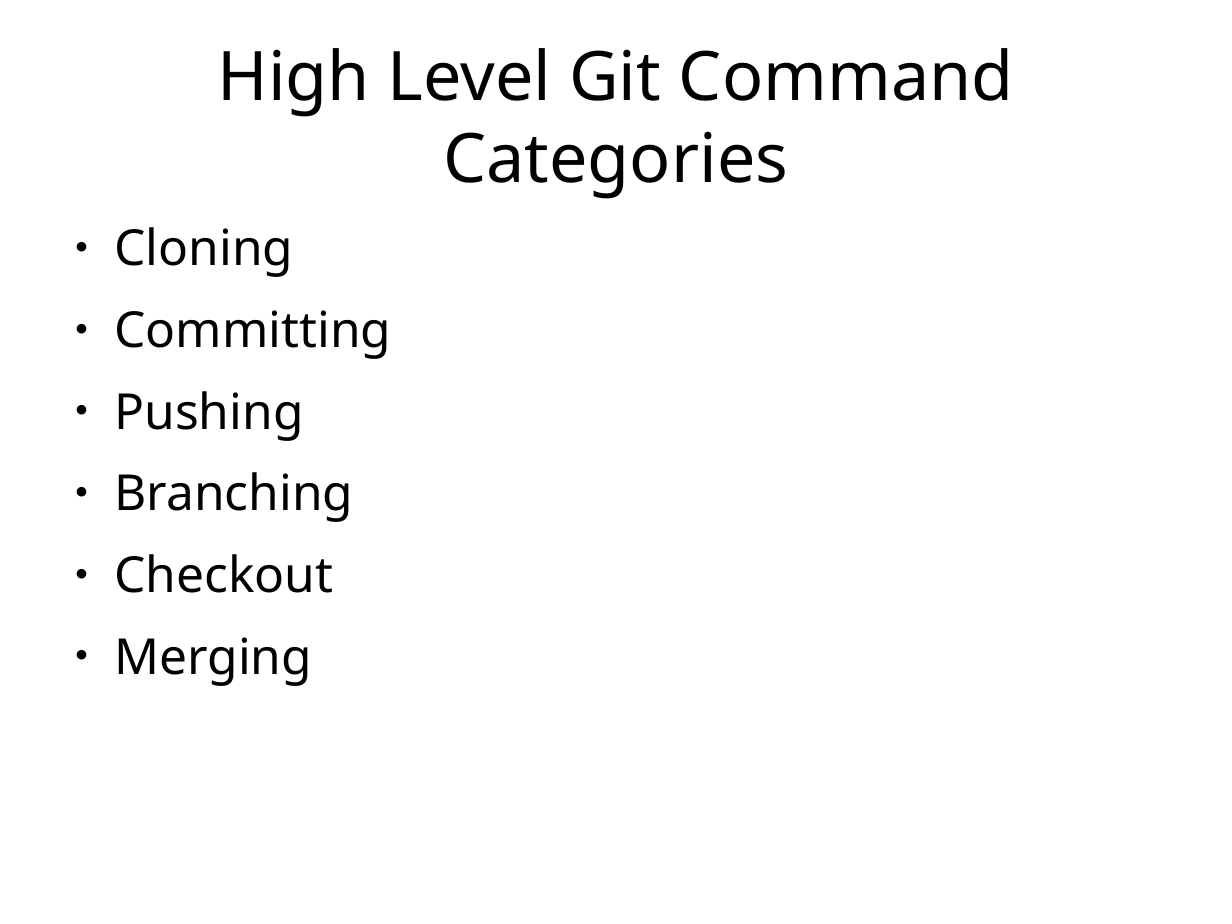
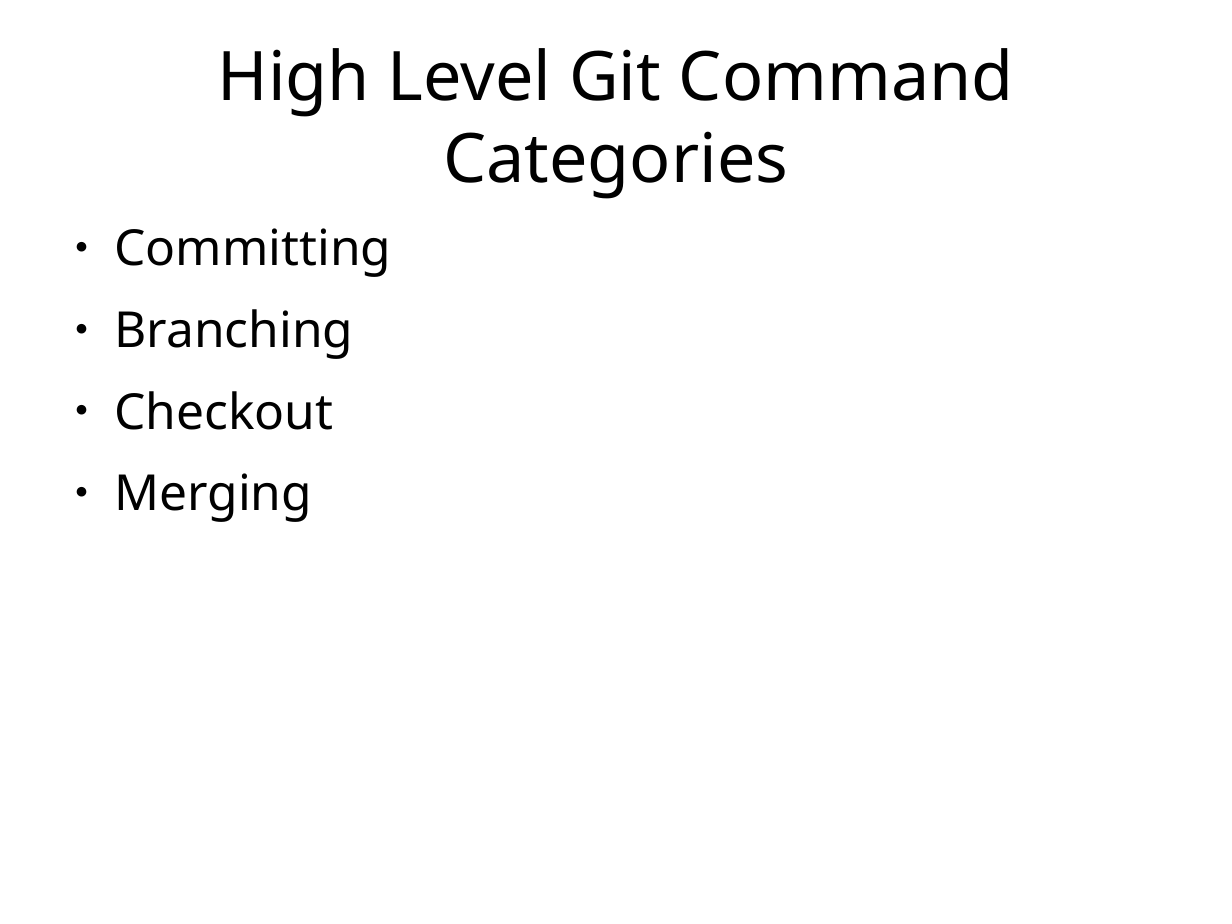
Before and after one commit to ethanwillis/git_presentation, a slide deck: slide 25 of git_presentation_slideshow.odp (slide 14 before the commit). Drawn at 1232x924 pixels with LibreOffice and Linux fonts; fonts in the diff are those of the drawing. Boxes give left, top, right and bottom in pixels: in the first picture for what was removed or moved away, otherwise in the second. Text is boxed around its words. In the diff, an @@ line names an element or a change of style, - is before the commit and + after.

```diff
--- a/git_presentation_slideshow.odp
+++ b/git_presentation_slideshow.odp
@@ text at (114,227,293,277): paragraph removed @@
-● Cloning
@@ text at (114,391,303,441): paragraph removed @@
-● Pushing
```
Also in this commit, not shown: 6 other slides changed, 17 slides added, 41 slides removed, 6 other files.
